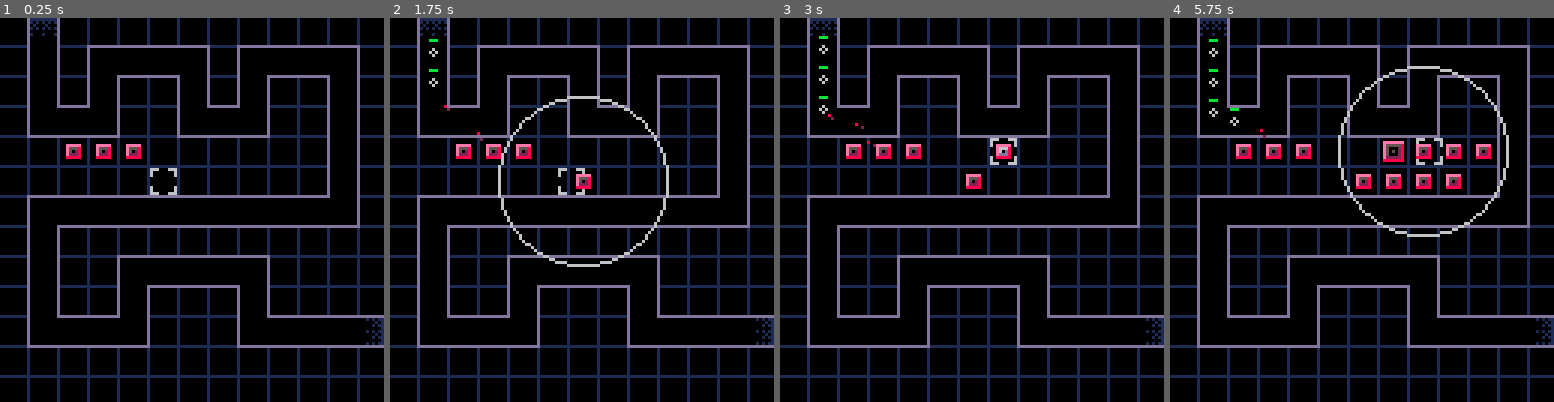
Above: before the commit, frames 1-4 (left to right).
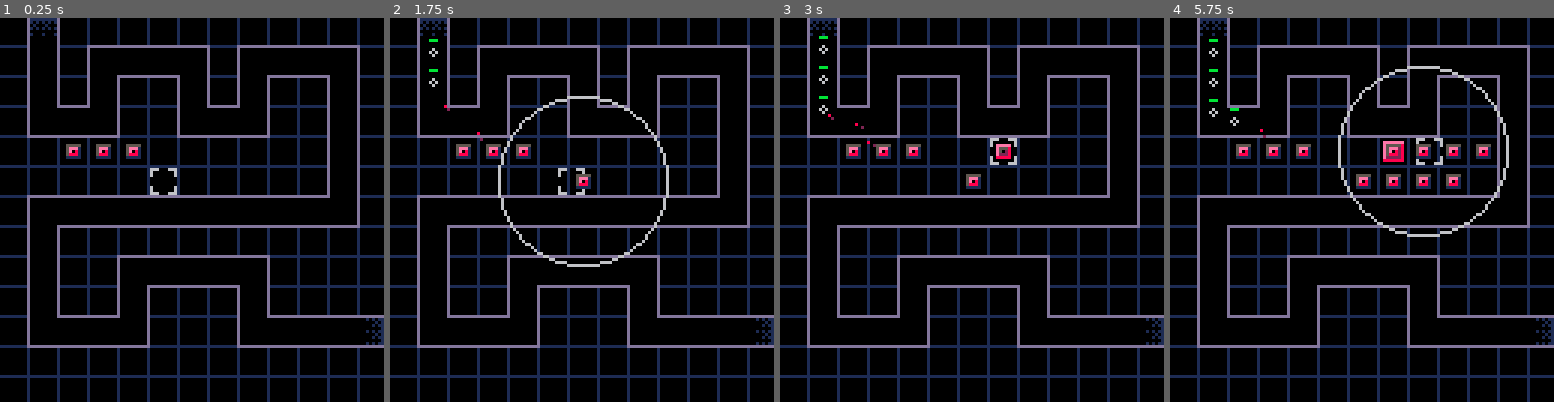
Above: after the commit, the same moments.

Repository: beardedsakimonkey/pixel_td.p8
Game: PICO-8 cartridge pixel_td.p8
Two runs of this game, one before a commit and one after it. Both use one fixed random seed, a clock stepped at 60 frames per second and the inputs below.
Inputs:
- Up to frame 1 (0.25 s): no input
- Up to frame 2 (1.75 s): tap X (X key) at 0.33, 1.07 s; tap O (Z key) at 0.7, 1.7 s; hold Right from 1.6 s (still down)
- Up to frame 3 (3 s): tap X (X key) at 1.85, 2.97 s; release Right at 2.1 s; tap O (Z key) at 2.1, 2.5, 2.9 s; hold Up 2.15-2.42 s; hold Right from 2.47 s (still down)
- Up to frame 4 (5.75 s): release Right at 3.03 s; hold Left 3.08-3.58 s; tap O (Z key) every 0.4 s from 3.3 to 5.7 s; hold Down 3.63-3.97 s; hold Right 4.02-4.68 s; tap X (X key) at 4.08, 5.2 s; hold Up 4.73-5.03 s; hold Left 5.08-5.68 s; hold Down from 5.73 s (still down)

The runs differ from the first frame. In frame 1, 0.4% of the frame differs, in the area x 17-37%, y 32-37%; in frame 2, 0.6%; in frame 3, 0.6%; in frame 4, 1.5%, in the area x 17-84%, y 32-45%.

Commit message:
update sprites

Diff:
--- a/core.lua
+++ b/core.lua
@@ -40,9 +40,9 @@
     init_grid_bitmap()
     init_path_points()
     -- Make towers
-    make_tower(2, 4, 4)
-    make_tower(2, 3, 4)
-    make_tower(2, 2, 4)
+    make_tower(TWR.red, 4, 4)
+    make_tower(TWR.red, 3, 4)
+    make_tower(TWR.red, 2, 4)
 end
 
 -- Helps impl of selection movement
@@ -145,7 +145,7 @@
         else
             -- Purchase tower
             local x, y = sel.dst_x/10, sel.dst_y/10
-            make_tower(2, x, y)
+            make_tower(TWR.red, x, y)
         end
     end
 
--- a/pixel_td.p8
+++ b/pixel_td.p8
@@ -5,11 +5,11 @@
 #include core.lua
 __gfx__
 00000000000000000000000000000000000000000000000000000000000000000000000000000000111111111000000000101011000000000000000000000000
-000000000000000000000000000000000000000000000000000000000bbbbbbb0eeeeeee0cccccc5101010101000000000000101000000000000000000000000
-0000000000bbbbb000eeeee000cccc5000bbbbb000eeeee000cccc500b5555530e5555580cddddd1010001000000000000001011000000000000000000000000
-0000000000b5553000e5558000cddd1000b6663000e6668000c666100b5000130e5000280cd00051101010101000000000000001000000000000000000000000
-0000000000b5013000e5028000cd051000b60d3000e60d8000c60d100b5050130e5050280cd0d051000000000000000000101011000000000000000000000000
-0000000000b1113000e2228000c5551000bddd3000eddd8000cddd100b5000130e5000280cd00051100010001000000000000101000000000000000000000000
-000000000033333000888880005111100033333000888880005111100b1111130e2222280c555551000000000000000000001011000000000000000000000000
-00000000000000000000000000000000000000000000000000000000033333330888888805111111000000000000000000000001000000000000000000000000
+000000000000000000000000000000000000000000000000000000000bbbbbbb0eeeeeee0ccccccc101010101000000000000101000000000000000000000000
+0000000000555550005555500055555000bbbbb000eeeee000ccccc00b5555530e5555580c55555d010001000000000000001011000000000000000000000000
+00000000005bbb10005eee10005ccc1000b5553000e5558000c555d00b5bbb130e5eee280c5ccc1d101010101000000000000001000000000000000000000000
+00000000005b0310005e0810005c0d1000b5013000e5028000c501d00b5b03130e5e08280c5c0d1d000000000000000000101011000000000000000000000000
+000000000053331000588810005ddd1000b1113000e2228000c111d00b5333130e5888280c5ddd1d100010001000000000000101000000000000000000000000
+00000000001111100011111000111110003333300088888000ddddd00b1111130e2222280c11111d000000000000000000001011000000000000000000000000
+0000000000000000000000000000000000000000000000000000000003333333088888880ddddddd000000000000000000000001000000000000000000000000
 00000000000000000000000000000000000000000000000000000000000000000000000000000000000000000000000000101011000000000000000000000000
--- a/util.lua
+++ b/util.lua
@@ -4,6 +4,8 @@
      dark_gray=5, light_gray=6, white=7,       red=8,        orange=9,
      yellow=10,   green=11,     blue=12,       indigo=13,    pink=14,
      peach=15}
+
+TWR = {green=1, red=2, blue=3}
 
 function tbl_filter(t, fn)
     local res = {}
Not shown, changed: notes.txt
